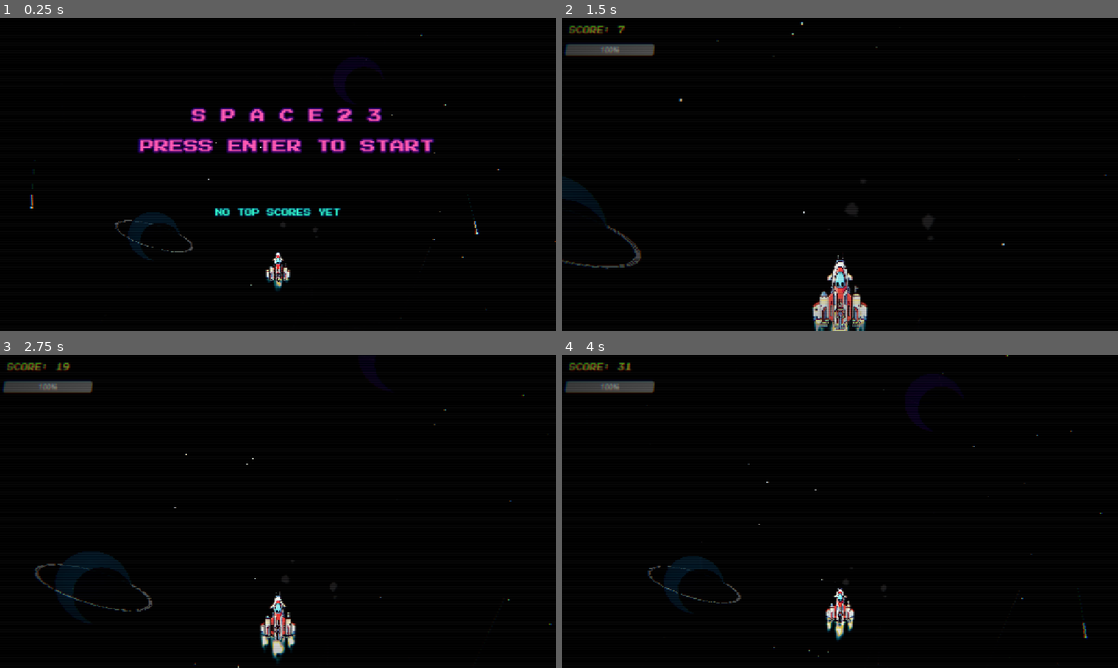
Above: before the commit, frames 1-4 (two rows, left to right).
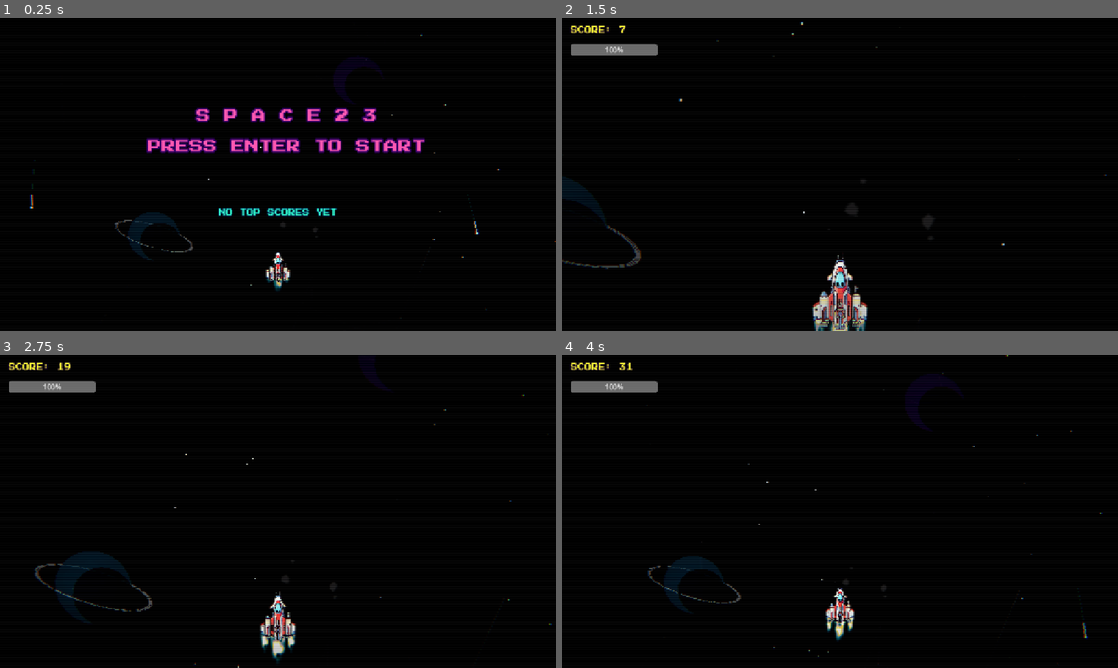
Above: after the commit, the same moments.

Repository: fabriziosalmi/space23
Game: Godot game, scene res://Main.tscn
The game is run twice, just before and just after one commit, with the same random seed, the same clock (stepped at 60 frames per second) and the same inputs. Sound files missing from this copy of the repository are replaced by a short silence.
Inputs:
- Up to frame 1 (0.25 s): no input
- Up to frame 2 (1.5 s): tap Enter (ui_accept) at 0.5, 0.77 s; hold Right 0.53-1.28 s; hold Space 0.53-1.28 s; hold Down from 1.28 s (still down); tap Shift at 1.35 s
- Up to frame 3 (2.75 s): tap Enter (ui_accept) at 1.52 s; release Down at 2.03 s; hold Right from 2.03 s (still down); hold Space from 2.03 s (still down)
- Up to frame 4 (4 s): release Right at 2.78 s; release Space at 2.78 s; hold Up 2.78-3.53 s; tap Shift at 2.85 s; tap Enter (ui_accept) at 3.02, 3.77 s; hold Left from 3.53 s (still down); hold Space from 3.53 s (still down)

The runs differ from the first frame. In frame 1, 2.6% of the frame differs, in the area x 24-79%, y 28-64%; in frame 2, 0.8%; in frame 3, 0.8%; in frame 4, 0.8%.

Commit message:
UI: Add max_length to Highscore Input, Add Audio Reactive VFX to enemies and camera, Add Flow State progression

Diff:
--- a/UIManager.gd
+++ b/UIManager.gd
@@ -23,7 +23,7 @@
 func _ready():
 	arcade_font = preload("res://PressStart2P.ttf")
 
-	layer = 99
+	layer = 101
 	var screen_size = get_viewport().get_visible_rect().size
 
 	hud_score = Label.new()
